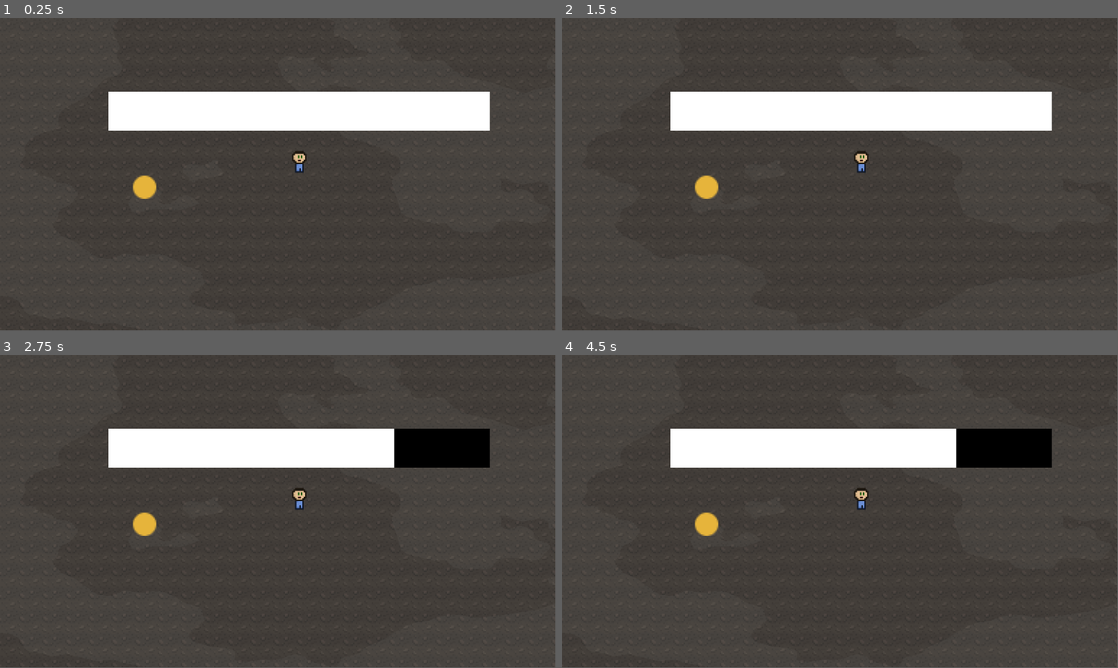
Above: before the commit, frames 1-4 (two rows, left to right).
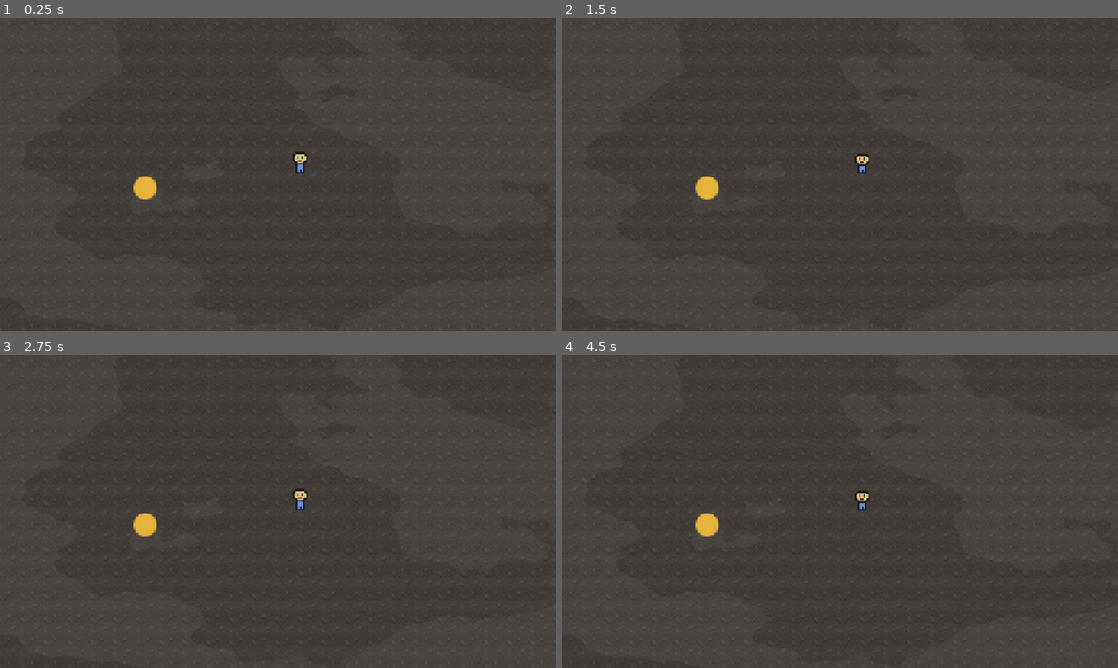
Above: after the commit, the same moments.

Repository: MaxAtoms/fading-life
Game: Godot game, scene res://world/map.tscn
The game is run twice, just before and just after one commit, with the same random seed, the same clock (stepped at 60 frames per second) and the same inputs.
Inputs:
- Up to frame 1 (0.25 s): no input
- Up to frame 2 (1.5 s): no input
- Up to frame 3 (2.75 s): no input
- Up to frame 4 (4.5 s): tap Enter at 3.5 s; tap Space at 4.25 s
In our replay, the window is 799x449 before the commit and 800x450 after it. These sizes can differ from the game's own. Grey fills any space a smaller window leaves; there, only what the larger window draws over its background counts as a difference.

The runs differ from the first frame. In frame 1, 8.7% of the frame differs, in the area x 19-89%, y 9-99%; in frame 2, 8.7%; in frame 3, 8.7%; in frame 4, 8.7%.

Commit message:
idle animation for player

Diff:
--- a/player/Player.tscn
+++ b/player/Player.tscn
@@ -1,76 +1,85 @@
-[gd_scene load_steps=39 format=3 uid="uid://dtrtqnb5du6sc"]
-
-[ext_resource type="Texture2D" uid="uid://mjyuhatgdhs7" path="res://assets/player.png" id="1_u8vxv"]
-[ext_resource type="Texture2D" uid="uid://ksvsi3gwadnl" path="res://assets/player_down_1.png" id="2_lhjxl"]
-[ext_resource type="Texture2D" uid="uid://lwgb2s5y0xuc" path="res://assets/player_down_2.png" id="3_y2u3w"]
-[ext_resource type="Texture2D" uid="uid://ckxgj1wsid1ke" path="res://assets/player_down_3.png" id="4_uyl0s"]
-[ext_resource type="Texture2D" uid="uid://dp8el3hc3rayj" path="res://assets/player_down_4.png" id="5_vud74"]
-[ext_resource type="Texture2D" uid="uid://bg26mqbabs321" path="res://assets/player_down_5.png" id="6_8cy8x"]
-[ext_resource type="Texture2D" uid="uid://dqxqsp7ys3ykq" path="res://assets/player_down_6.png" id="7_610ub"]
-[ext_resource type="Texture2D" uid="uid://4bebwej38wpu" path="res://assets/player_down_7.png" id="8_ayguc"]
-[ext_resource type="Texture2D" uid="uid://b50kjmxsmcfvm" path="res://assets/player_down_8.png" id="9_t7u8x"]
-[ext_resource type="Texture2D" uid="uid://5hgjiexgoaks" path="res://assets/player_left_1.png" id="10_lnwue"]
-[ext_resource type="Texture2D" uid="uid://dytfj7x4ytgk7" path="res://assets/player_left_2.png" id="11_7tnb4"]
-[ext_resource type="Texture2D" uid="uid://dy43gjy66cmgu" path="res://assets/player_left_3.png" id="12_2q4k2"]
-[ext_resource type="Texture2D" uid="uid://b6n8u378mirxw" path="res://assets/player_left_4.png" id="13_w36ex"]
-[ext_resource type="Texture2D" uid="uid://ci6pfs0ovj7yb" path="res://assets/player_left_5.png" id="14_7wro5"]
-[ext_resource type="Texture2D" uid="uid://b3nni5knfky4b" path="res://assets/player_left_6.png" id="15_u3bl4"]
-[ext_resource type="Texture2D" uid="uid://jfpsaceuokf6" path="res://assets/player_left_7.png" id="16_wpul2"]
-[ext_resource type="Texture2D" uid="uid://ciw4fwgox8p4g" path="res://assets/player_left_8.png" id="17_pcftw"]
-[ext_resource type="Texture2D" uid="uid://4tau88mt1w87" path="res://assets/player_right_1.png" id="18_cayk5"]
-[ext_resource type="Texture2D" uid="uid://cfnhyeburm3kl" path="res://assets/player_right_2.png" id="19_wqfsd"]
-[ext_resource type="Texture2D" uid="uid://xbee8jwd3uy8" path="res://assets/player_right_3.png" id="20_wpo5q"]
-[ext_resource type="Texture2D" uid="uid://2okefu430rbj" path="res://assets/player_right_4.png" id="21_22tms"]
-[ext_resource type="Texture2D" uid="uid://bycvw6v5nlpmg" path="res://assets/player_right_5.png" id="22_0a0r0"]
-[ext_resource type="Texture2D" uid="uid://bjfurstrm3qa6" path="res://assets/player_right_6.png" id="23_y5372"]
-[ext_resource type="Texture2D" uid="uid://b7qaae28rkjvh" path="res://assets/player_right_7.png" id="24_nckww"]
-[ext_resource type="Texture2D" uid="uid://c36dh5ia33jym" path="res://assets/player_right_8.png" id="25_eftk4"]
-[ext_resource type="Texture2D" uid="uid://b4e3o4mh672k1" path="res://assets/player_up_1.png" id="26_ysdtf"]
-[ext_resource type="Texture2D" uid="uid://cx1vk75gt3ba" path="res://assets/player_up_2.png" id="27_x73r6"]
-[ext_resource type="Texture2D" uid="uid://b0k8faih8tclt" path="res://assets/player_up_3.png" id="28_16d2w"]
-[ext_resource type="Texture2D" uid="uid://da7miamc1uuv3" path="res://assets/player_up_4.png" id="29_u8534"]
-[ext_resource type="Texture2D" uid="uid://de08jcywuvr7e" path="res://assets/player_up_5.png" id="30_fm4ui"]
-[ext_resource type="Texture2D" uid="uid://bed3fe4e15kdw" path="res://assets/player_up_6.png" id="31_mvo4i"]
-[ext_resource type="Texture2D" uid="uid://ccjeurmhhgw1f" path="res://assets/player_up_7.png" id="32_enu3q"]
-[ext_resource type="Texture2D" uid="uid://cckgqyn08k4kf" path="res://assets/player_up_8.png" id="33_gfvao"]
+[gd_scene load_steps=46 format=3 uid="uid://dtrtqnb5du6sc"]
+
+[ext_resource type="Texture2D" uid="uid://cff2ijvo6ipxy" path="res://assets/player_down_1.png" id="2_lhjxl"]
+[ext_resource type="Texture2D" uid="uid://jbnc7bukt4ko" path="res://assets/player_down_2.png" id="3_y2u3w"]
+[ext_resource type="Texture2D" uid="uid://dkgb0lyww8puv" path="res://assets/player_down_3.png" id="4_uyl0s"]
+[ext_resource type="Texture2D" uid="uid://bk262a3486bt1" path="res://assets/player_down_4.png" id="5_vud74"]
+[ext_resource type="Texture2D" uid="uid://wr5rtb0xgisc" path="res://assets/player_down_5.png" id="6_8cy8x"]
+[ext_resource type="Texture2D" uid="uid://c0a8oqi3q2ml6" path="res://assets/player_down_6.png" id="7_610ub"]
+[ext_resource type="Texture2D" uid="uid://basknarakw6k4" path="res://assets/player_down_7.png" id="8_ayguc"]
+[ext_resource type="Texture2D" uid="uid://d4j2bl7b2jdcg" path="res://assets/player_idle_down_1.png" id="9_lhjxl"]
+[ext_resource type="Texture2D" uid="uid://7ktwf8imthcd" path="res://assets/player_down_8.png" id="9_t7u8x"]
+[ext_resource type="Texture2D" uid="uid://b3hk5mcgpx44i" path="res://assets/player_left_1.png" id="10_lnwue"]
+[ext_resource type="Texture2D" uid="uid://c03lp82vpxtr4" path="res://assets/player_idle_down_2.png" id="10_y2u3w"]
+[ext_resource type="Texture2D" uid="uid://mnxb6tbx0uj0" path="res://assets/player_left_2.png" id="11_7tnb4"]
+[ext_resource type="Texture2D" uid="uid://b4hrc5n8smg33" path="res://assets/player_idle_left_1.png" id="11_8cy8x"]
+[ext_resource type="Texture2D" uid="uid://bi0j6saau8l0c" path="res://assets/player_idle_up_1.png" id="11_uyl0s"]
+[ext_resource type="Texture2D" uid="uid://buwo6ot44k7jr" path="res://assets/player_left_3.png" id="12_2q4k2"]
+[ext_resource type="Texture2D" uid="uid://bpyao4ae7hw64" path="res://assets/player_idle_left_2.png" id="12_610ub"]
+[ext_resource type="Texture2D" uid="uid://bubegcn5rdl23" path="res://assets/player_idle_up_2.png" id="12_vud74"]
+[ext_resource type="Texture2D" uid="uid://ds2prfko8x0qn" path="res://assets/player_idle_right_1.png" id="13_ayguc"]
+[ext_resource type="Texture2D" uid="uid://cbbnvxqgiq8aw" path="res://assets/player_left_4.png" id="13_w36ex"]
+[ext_resource type="Texture2D" uid="uid://e83y826ig307" path="res://assets/player_left_5.png" id="14_7wro5"]
+[ext_resource type="Texture2D" uid="uid://bwv4ojacyj5ah" path="res://assets/player_idle_right_2.png" id="14_t7u8x"]
+[ext_resource type="Texture2D" uid="uid://starthw4duq7" path="res://assets/player_left_6.png" id="15_u3bl4"]
+[ext_resource type="Texture2D" uid="uid://cxqgoo1gaawso" path="res://assets/player_left_7.png" id="16_wpul2"]
+[ext_resource type="Texture2D" uid="uid://csf68xt2hvch7" path="res://assets/player_left_8.png" id="17_pcftw"]
+[ext_resource type="Texture2D" uid="uid://dumyl84kb222o" path="res://assets/player_right_1.png" id="18_cayk5"]
+[ext_resource type="Texture2D" uid="uid://bsjvq24mdf7ls" path="res://assets/player_right_2.png" id="19_wqfsd"]
+[ext_resource type="Texture2D" uid="uid://cfhyvqbeya8qv" path="res://assets/player_right_3.png" id="20_wpo5q"]
+[ext_resource type="Texture2D" uid="uid://dwwclwn2rqeks" path="res://assets/player_right_4.png" id="21_22tms"]
+[ext_resource type="Texture2D" uid="uid://btorwkeeeiua2" path="res://assets/player_right_5.png" id="22_0a0r0"]
+[ext_resource type="Texture2D" uid="uid://bxvs03nsiv7t8" path="res://assets/player_right_6.png" id="23_y5372"]
+[ext_resource type="Texture2D" uid="uid://cdemhrnbs38qn" path="res://assets/player_right_7.png" id="24_nckww"]
+[ext_resource type="Texture2D" uid="uid://biwq25ghtr50c" path="res://assets/player_right_8.png" id="25_eftk4"]
+[ext_resource type="Texture2D" uid="uid://cme67t1lufu4i" path="res://assets/player_up_1.png" id="26_ysdtf"]
+[ext_resource type="Texture2D" uid="uid://dlwwvmbe24swp" path="res://assets/player_up_2.png" id="27_x73r6"]
+[ext_resource type="Texture2D" uid="uid://buywqw66bu1rk" path="res://assets/player_up_3.png" id="28_16d2w"]
+[ext_resource type="Texture2D" uid="uid://bv34i8reueify" path="res://assets/player_up_4.png" id="29_u8534"]
+[ext_resource type="Texture2D" uid="uid://ddrr11h80ghdd" path="res://assets/player_up_5.png" id="30_fm4ui"]
+[ext_resource type="Texture2D" uid="uid://dp3goa23usawd" path="res://assets/player_up_6.png" id="31_mvo4i"]
+[ext_resource type="Texture2D" uid="uid://cudcupjx53etu" path="res://assets/player_up_7.png" id="32_enu3q"]
+[ext_resource type="Texture2D" uid="uid://cthyainwqokcr" path="res://assets/player_up_8.png" id="33_gfvao"]
 
 [sub_resource type="GDScript" id="GDScript_kpjcp"]
 script/source = "extends CharacterBody2D
 
-@export var decay: int = 2
+@export var max_health = 100
+@export var max_speed = 3000
+@export var health_decay = 2
 @onready var timer = $Decay
 @onready var healthbar: ProgressBar = $Healthbar
 
-
-var speed = 3000
-var change = true
-var health = 100 : set = _set_health
-var max_health = 100
+enum Direction {
+	LEFT,
+	RIGHT,
+	UP,
+	DOWN
+}
+
+var direction = Direction.DOWN
+var speed = max_speed
+var health = max_health: set = _set_health
 
 func _ready() -> void:
 	if healthbar:
 		healthbar.value = max_health
 
-func _process(delta: float) -> void:
-	#not supposed to be in process
-	if healthbar:
-		healthbar.value = health
-
 func _physics_process(delta):
 	player_movement(delta)
 
 func player_movement(delta):
 	if Input.is_action_pressed(\"ui_right\"):
-		velocity.x = speed * delta
+		velocity.x = 1
 	elif Input.is_action_pressed(\"ui_left\"):
-		velocity.x = -speed * delta
+		velocity.x = -1
 	else:
 		velocity.x = 0
 
 	if Input.is_action_pressed(\"ui_down\"):
-		velocity.y = speed * delta
+		velocity.y = 1
 	elif Input.is_action_pressed(\"ui_up\"):
-		velocity.y = -speed * delta
+		velocity.y = -1
 	else:
 		velocity.y = 0
 
@@ -81,26 +90,30 @@
 
 	if velocity.x > 0:
 		$AnimatedSprite2D.animation = \"right\"
+		direction = Direction.RIGHT
 	elif velocity.x < 0:
 		$AnimatedSprite2D.animation = \"left\"
+		direction = Direction.LEFT
 	elif velocity.y > 0:
 		$AnimatedSprite2D.animation = \"down\"
+		direction = Direction.DOWN
 	elif velocity.y < 0:
 		$AnimatedSprite2D.animation = \"up\"
+		direction = Direction.UP
 	else:
-		$AnimatedSprite2D.animation = \"default\"
+		$AnimatedSprite2D.animation = \"idle_\" + Direction.keys()[direction].to_lower()
 
 	move_and_slide()
 
 func _set_health(value):
 	if value >= 0:
 		health = value
-
+		healthbar.value = value
 	else:
 		print(\"game over\")
 
 func _on_decay_timeout() -> void:
-	health -= decay
+	health -= health_decay
 	print(\"HP: \", health)
 
 func heal(amount: float):
@@ -130,14 +143,6 @@
 animations = [{
 "frames": [{
 "duration": 1.0,
-"texture": ExtResource("1_u8vxv")
-}],
-"loop": true,
-"name": &"default",
-"speed": 10.0
-}, {
-"frames": [{
-"duration": 1.0,
 "texture": ExtResource("2_lhjxl")
 }, {
 "duration": 1.0,
@@ -163,6 +168,50 @@
 }],
 "loop": true,
 "name": &"down",
+"speed": 10.0
+}, {
+"frames": [{
+"duration": 4.0,
+"texture": ExtResource("9_lhjxl")
+}, {
+"duration": 4.0,
+"texture": ExtResource("10_y2u3w")
+}],
+"loop": true,
+"name": &"idle_down",
+"speed": 10.0
+}, {
+"frames": [{
+"duration": 4.0,
+"texture": ExtResource("11_8cy8x")
+}, {
+"duration": 4.0,
+"texture": ExtResource("12_610ub")
+}],
+"loop": true,
+"name": &"idle_left",
+"speed": 10.0
+}, {
+"frames": [{
+"duration": 4.0,
+"texture": ExtResource("13_ayguc")
+}, {
+"duration": 4.0,
+"texture": ExtResource("14_t7u8x")
+}],
+"loop": true,
+"name": &"idle_right",
+"speed": 10.0
+}, {
+"frames": [{
+"duration": 4.0,
+"texture": ExtResource("11_uyl0s")
+}, {
+"duration": 4.0,
+"texture": ExtResource("12_vud74")
+}],
+"loop": true,
+"name": &"idle_up",
 "speed": 10.0
 }, {
 "frames": [{
@@ -255,7 +304,6 @@
 
 [node name="Player" type="CharacterBody2D"]
 script = SubResource("GDScript_kpjcp")
-decay = 3
 
 [node name="PlayerSprite" type="Sprite2D" parent="."]
 z_index = 1
@@ -274,6 +322,7 @@
 autostart = true
 
 [node name="Healthbar" type="ProgressBar" parent="."]
+visible = false
 offset_left = -132.0
 offset_top = -48.0
 offset_right = -128.0
@@ -288,6 +337,6 @@
 [node name="AnimatedSprite2D" type="AnimatedSprite2D" parent="."]
 z_index = 1
 sprite_frames = SubResource("SpriteFrames_0hmdb")
-animation = &"up"
+animation = &"left"
 
 [connection signal="timeout" from="Decay" to="." method="_on_decay_timeout"]
--- a/project.godot
+++ b/project.godot
@@ -13,6 +13,10 @@
 config/name="Ghostwalker"
 run/main_scene="uid://btxopix0urky7"
 config/features=PackedStringArray("4.4", "Forward Plus")
+
+[display]
+
+window/stretch/mode="canvas_items"
 
 [dotnet]
 
Not shown, changed: assets/life_orb_1.png.import
Not shown, changed: assets/life_orb_2.png.import
Not shown, added: assets/life_orb_3.png.import
Not shown, added: assets/life_orb_4.png.import
Not shown, added: assets/life_orb_5.png.import
Not shown, added: assets/life_orb_6.png.import
Not shown, added: assets/life_orb_7.png.import
Not shown, changed: assets/player.png.import
Not shown, changed: assets/player_down_1.png.import
Not shown, changed: assets/player_down_2.png.import
Not shown, changed: assets/player_down_3.png.import
Not shown, changed: assets/player_down_4.png.import
(and 35 more such lines)
